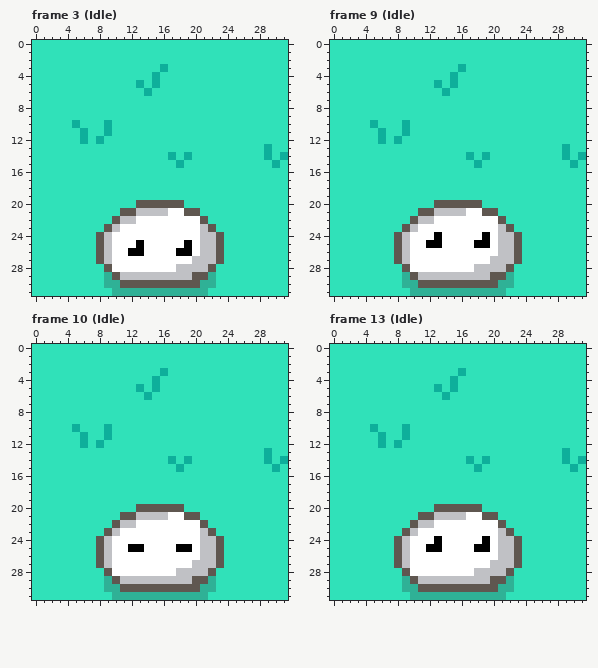
File history of a pixel-art file, rawresources/RAWSPRITES/PLCs/plc_slime01.aseprite. The picture above was drawn from the file before the commit.
32x32 pixels, 74 frames. Colours within 5 levels of each other are drawn and written as one. Shown: frame 3 (Idle), frame 9 (Idle), frame 10 (Idle), frame 13 (Idle). The commit also changed other frames, which this record leaves out.
After the commit:
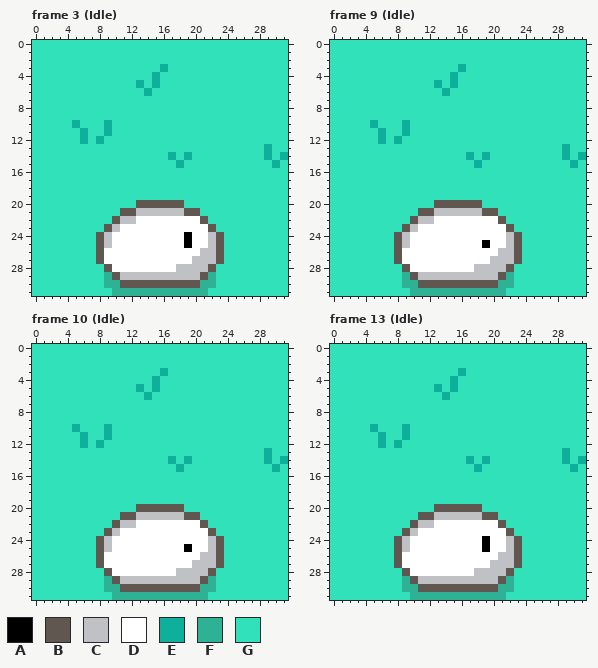
Palette (. is transparent): A #000000  B #5f5750  C #c0c1c5  D #ffffff  E #0eaf9b  F #2fb196  G #30e1b9
The exact change:
layer "side" now shown
layer "front" now hidden
Frame 3 (Idle):
y 21: x 17..18 DD -> CC
y 23: x 21 C -> D
y 24: x 19 D -> A; x 21 C -> D
y 25: x 13 A -> D; x 21 C -> D
y 26: x 9 C -> D; x 12..13 AA -> DD; x 18..19 AA -> DD
y 27: x 9 C -> D
y 29: x 20 B -> C
Frame 9 (Idle):
y 21: x 17..18 DD -> CC
y 23: x 21 C -> D
y 24: x 13 A -> D; x 19 A -> D; x 21 C -> D
y 25: x 12..13 AA -> DD; x 18 A -> D; x 21 C -> D
y 26..27: x 9 C -> D
y 29: x 20 B -> C
Frame 10 (Idle):
y 21: x 17..18 DD -> CC
y 23..24: x 21 C -> D
y 25: x 12..13 AA -> DD; x 18 A -> D; x 21 C -> D
y 26..27: x 9 C -> D
y 29: x 20 B -> C
Frame 13 (Idle):
y 21: x 17..18 DD -> CC
y 23: x 21 C -> D
y 24: x 13 A -> D; x 21 C -> D
y 25: x 12..13 AA -> DD; x 18 A -> D; x 21 C -> D
y 26..27: x 9 C -> D
y 29: x 20 B -> C
